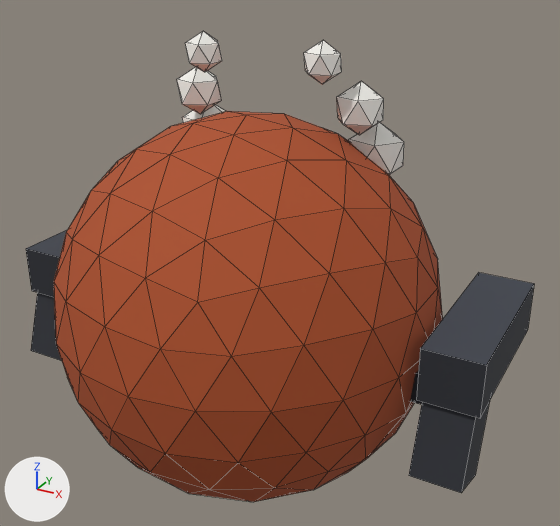
A saved change to the FBX model Assets/_Project/Art/City/Characters/CH_Mermo_T5_Eat.fbx.
Camera for both pictures: a 50 mm lens placed at (0.954, -1.567, 0.92), pointed at (0.066, 0.048, 0.112). Lighting does not change. The marker at lower left points along +X, +Y and +Z. The picture after the commit comes second. Mesh edges are drawn as thin lines. Where no turn or scale is listed for an object, it has been applied to the vertices. Vertices at exactly the same position are counted once.

Names of what the first picture shows: 'CH_Mermo_T5_Eat'.
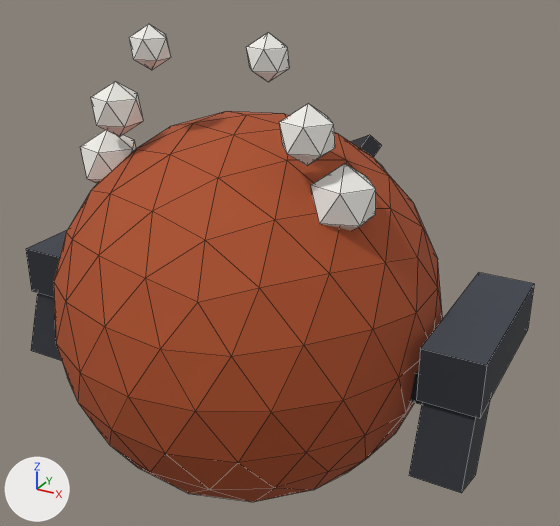
The change in detail:
me_ch_mermo_t5_eat is used by ob_ch_mermo_t5_eat; location (0.0, 0.0, 0.0).
me_ch_mermo_t5_eat had 494 vertices, 601 faces and spanned x -0.656..0.656, y -0.5..0.52, z -0.5..0.675.
me_ch_mermo_t5_eat now has 494 vertices, 601 faces and spans x -0.656..0.656, y -0.5..0.52, z -0.5..0.716.
me_ch_mermo_t5_eat part 1: the loose piece of 12 vertices spanning x -0.323..-0.18, y 0.143..0.279, z 0.311..0.471 is moved by (-0.065, -0.339, -0.012).
me_ch_mermo_t5_eat part 2: the loose piece of 12 vertices spanning x -0.289..-0.173, y 0.089..0.2, z 0.447..0.577 is moved by (-0.018, -0.312, 0.008).
me_ch_mermo_t5_eat part 3: the loose piece of 12 vertices spanning x -0.208..-0.119, y 0.03..0.115, z 0.575..0.675 is moved by (0.013, -0.228, 0.041).
me_ch_mermo_t5_eat part 4: the loose piece of 12 vertices spanning x 0.18..0.323, y 0.143..0.279, z 0.311..0.471 is moved by (0.065, -0.339, -0.012).
me_ch_mermo_t5_eat part 5: the loose piece of 12 vertices spanning x 0.173..0.289, y 0.089..0.2, z 0.447..0.577 is moved by (0.018, -0.312, 0.008).
me_ch_mermo_t5_eat part 6: the loose piece of 12 vertices spanning x 0.119..0.208, y 0.03..0.115, z 0.575..0.675 is moved by (-0.013, -0.228, 0.041).

Pixel boxes (x1, y1, x2, y2) of what changed, in the pictures (560 x 526 px; the box of a moved part takes in the faces that stretch with it):
'CH_Mermo_T5_Eat', reshaped: before (26, 32, 534, 502); after (26, 24, 534, 502)
part 1 of me_ch_mermo_t5_eat, moved or reshaped: before (182, 105, 226, 123); after (81, 130, 136, 183)
part 2 of me_ch_mermo_t5_eat, moved or reshaped: before (177, 67, 222, 115); after (91, 82, 143, 137)
part 3 of me_ch_mermo_t5_eat, moved or reshaped: before (185, 32, 222, 72); after (129, 24, 171, 70)
part 4 of me_ch_mermo_t5_eat, moved or reshaped: before (349, 122, 404, 175); after (311, 164, 376, 231)
part 5 of me_ch_mermo_t5_eat, moved or reshaped: before (337, 81, 384, 135); after (280, 104, 335, 166)
part 6 of me_ch_mermo_t5_eat, moved or reshaped: before (304, 40, 342, 84); after (246, 33, 290, 83)
